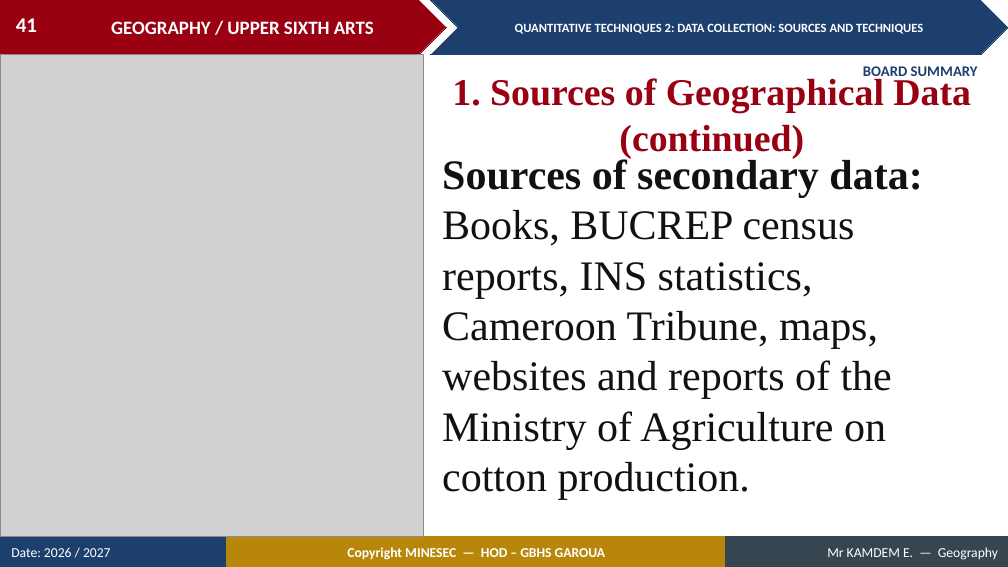
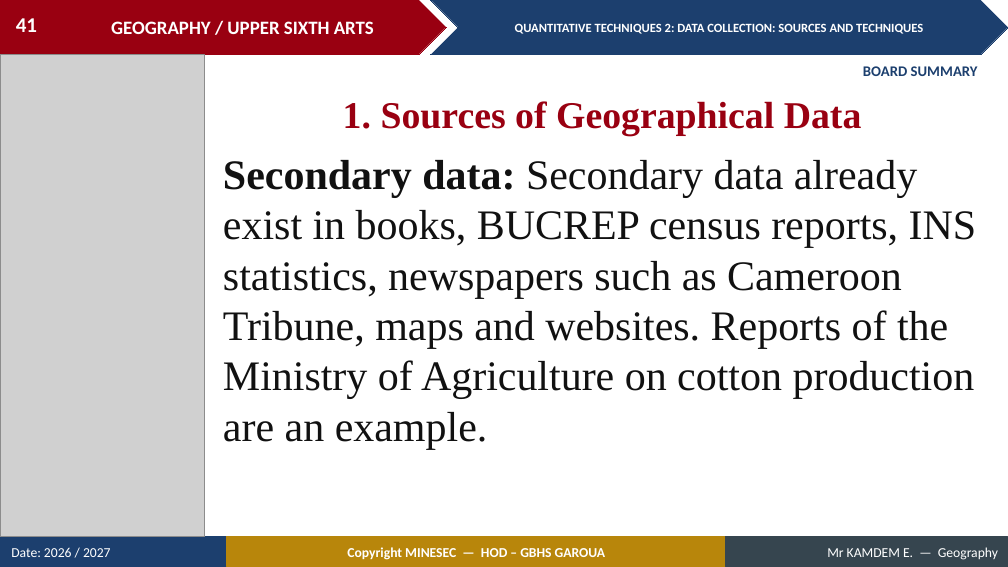
Before and after one commit to Berthautk/linea-github, a slide deck: slide 41 of lecons/USA/Practical Geography/11_USA_PRA_QT02_Data_Collection_Sources_and_Techniques.pptx. Drawn at 1008x567 pixels with LibreOffice and Linux fonts; fonts in the diff are those of the drawing; grey boxes stand for pictures. Boxes give left, top, right and bottom in pixels: in the first picture for what was removed or moved away, otherwise in the second. Text is boxed around its words. In the diff, an @@ line names an element or a change of style, - is before the commit and + after.

```diff
--- a/lecons/USA/Practical Geography/11_USA_PRA_QT02_Data_Collection_Sources_and_Techniques.pptx
+++ b/lecons/USA/Practical Geography/11_USA_PRA_QT02_Data_Collection_Sources_and_Techniques.pptx
@@ picture: place and size @@
-picture at (0, 54, 423, 537)
+picture at (0, 54, 204, 537)
@@ text at (343, 101, 862, 136): text changed @@
-1. Sources of Geographical Data (continued)
+1. Sources of Geographical Data
@@ text at (223, 160, 977, 449): text changed @@
-Sources of secondary data: Books, BUCREP census reports, INS statistics, Cameroon Tribune, maps, websites and reports of the Ministry of Agriculture on cotton production.
+Secondary data: Secondary data already exist in books, BUCREP census reports, INS statistics, newspapers such as Cameroon Tribune, maps and websites. Reports of the Ministry of Agriculture on cotton production are an example.
```
Also in this commit, not shown: 10 other slides changed, 4 slides added, 1 slide removed, 7 other files.
